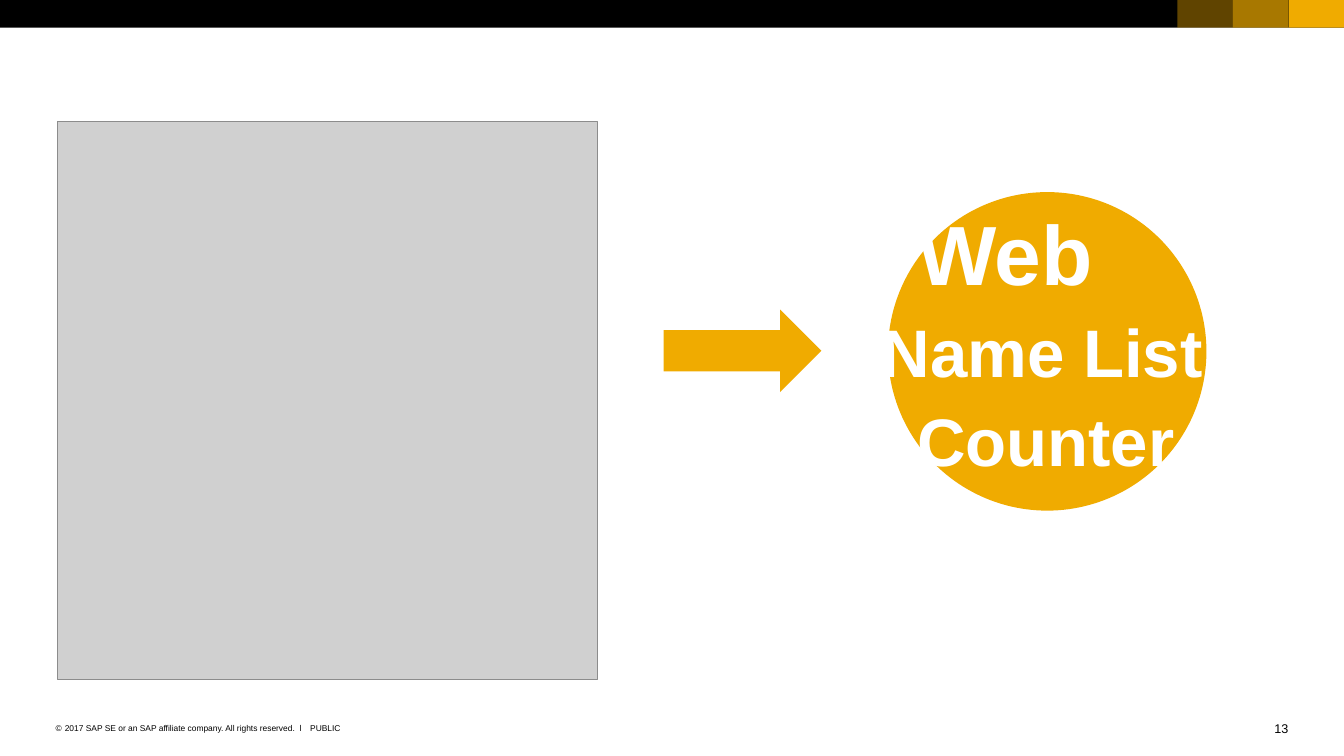
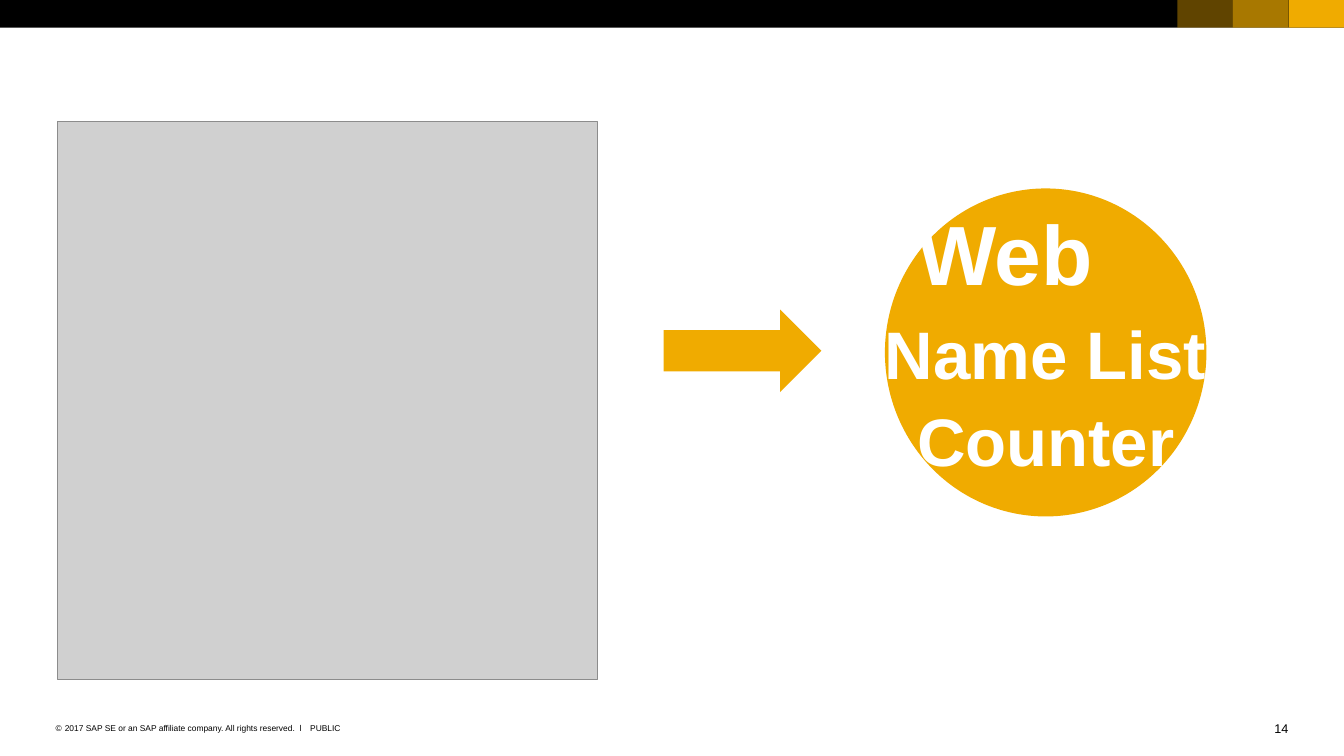
Before and after one commit to Ahaan17Saroch/Queue-Manager-Cloud-Dispatcher, a slide deck: slide 14 of SAP_2017_16x9_black_and_white.pptx (slide 13 before the commit). Drawn at 1344x756 pixels with LibreOffice and Linux fonts; fonts in the diff are those of the drawing; grey boxes stand for pictures. Boxes give left, top, right and bottom in pixels: in the first picture for what was removed or moved away, otherwise in the second. Text is boxed around its words. In the diff, an @@ line names an element or a change of style, - is before the commit and + after.

```diff
--- a/SAP_2017_16x9_black_and_white.pptx
+++ b/SAP_2017_16x9_black_and_white.pptx
@@ ellipse: place and size @@
-ellipse at bbox=[888, 192, 1206, 511]
+ellipse at bbox=[885, 188, 1206, 516]
@@ page number at bbox=[1274, 724, 1288, 733]: text changed @@
-13
+14
```
Also in this commit, not shown: 5 other slides changed, 4 slides added.
